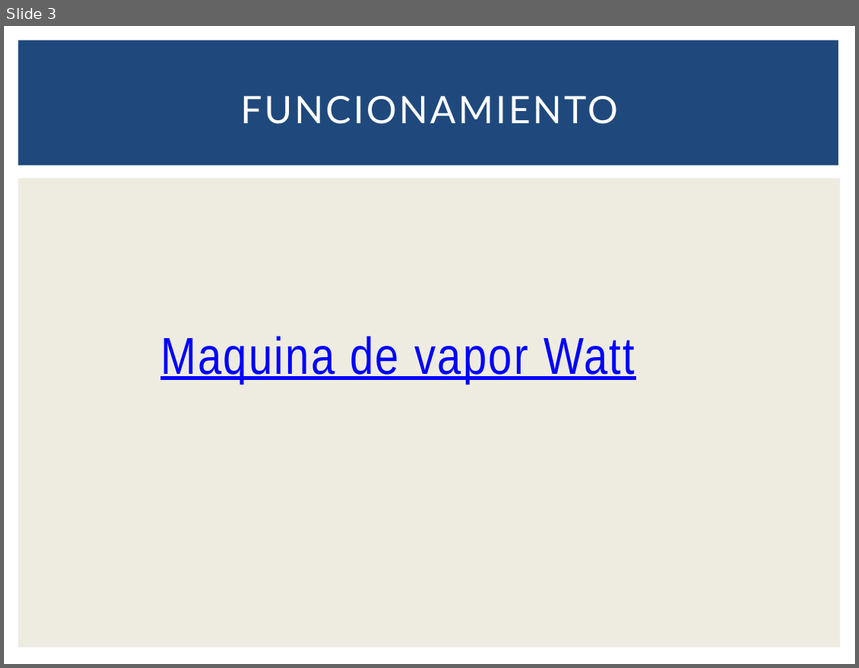
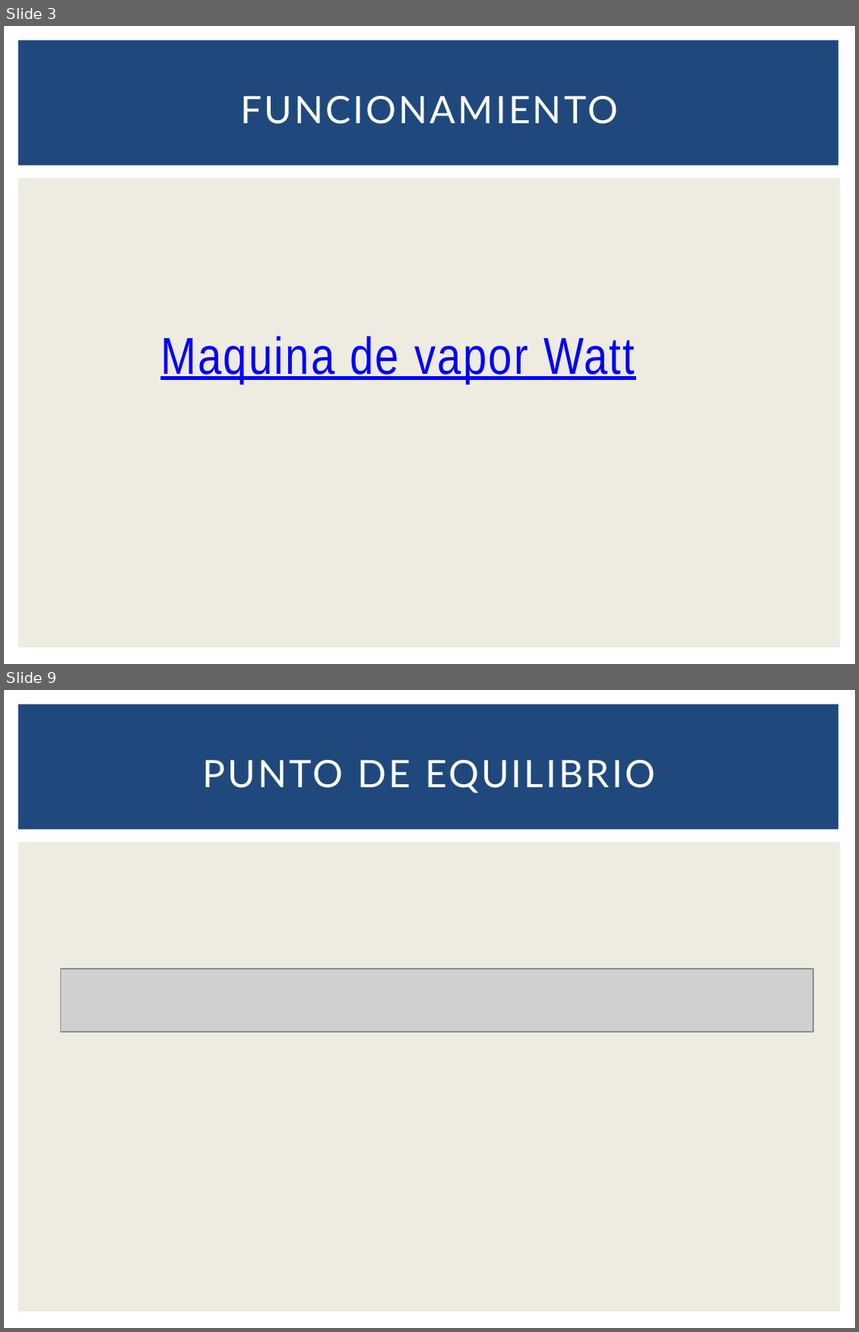
Before and after one commit to martinezdiego/ICA, a slide deck: presentacion/Exposición Ica.pptx. Shown one above the other, each under a label of ours: slide 3 before the commit, slides 3 and 9 after it; the slides between them are not shown. The pictures are 859x668 and 859x1332 pixels, drawn with LibreOffice and Linux fonts; fonts in the diff are those of the drawing; grey boxes stand for pictures. Boxes give left, top, right and bottom in pixels: in the first picture for what was removed or moved away, otherwise in the second. Text is boxed around its words. In the diff, an @@ line names an element or a change of style, - is before the commit and + after.

```diff
--- a/presentacion/Exposición Ica.pptx
+++ b/presentacion/Exposición Ica.pptx
@@ slide 9 added at [4,690,855,1328], background #FFFFFF; not listed: 2 template elements that a slide beside it also shows @@
@@ title added at [203,760,655,793], 32 pt, text #FFFFFF @@
+PUNTO DE EQUILIBRIO
@@ picture added at [61,969,813,1032] @@
```
Also in this commit, not shown: 1 slide changed, 10 other slides added, 1 slide removed, 2 other files.
